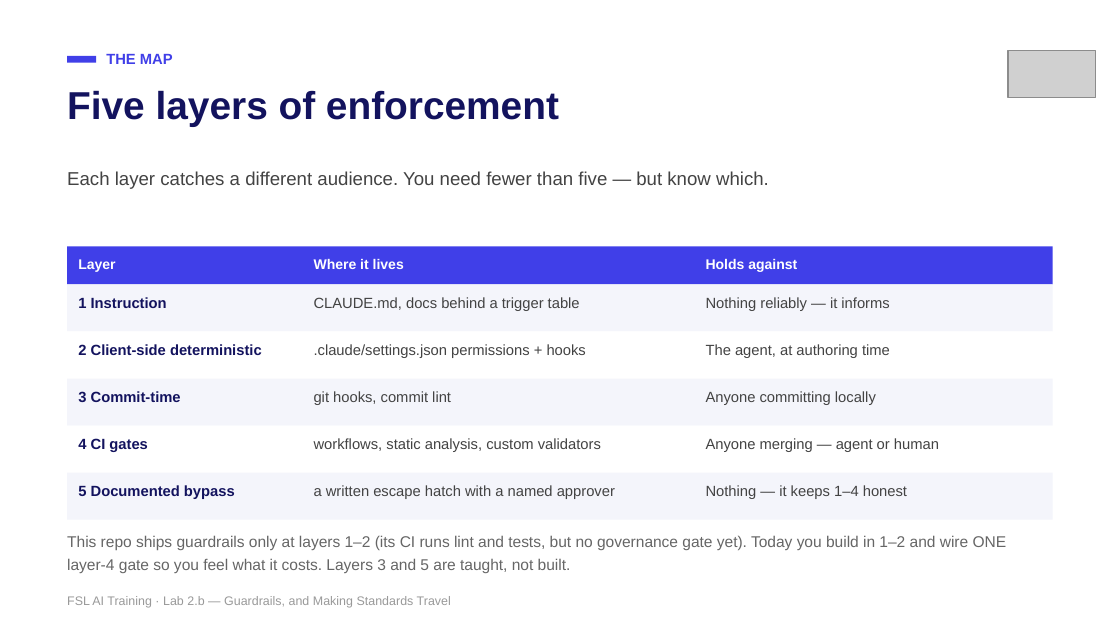
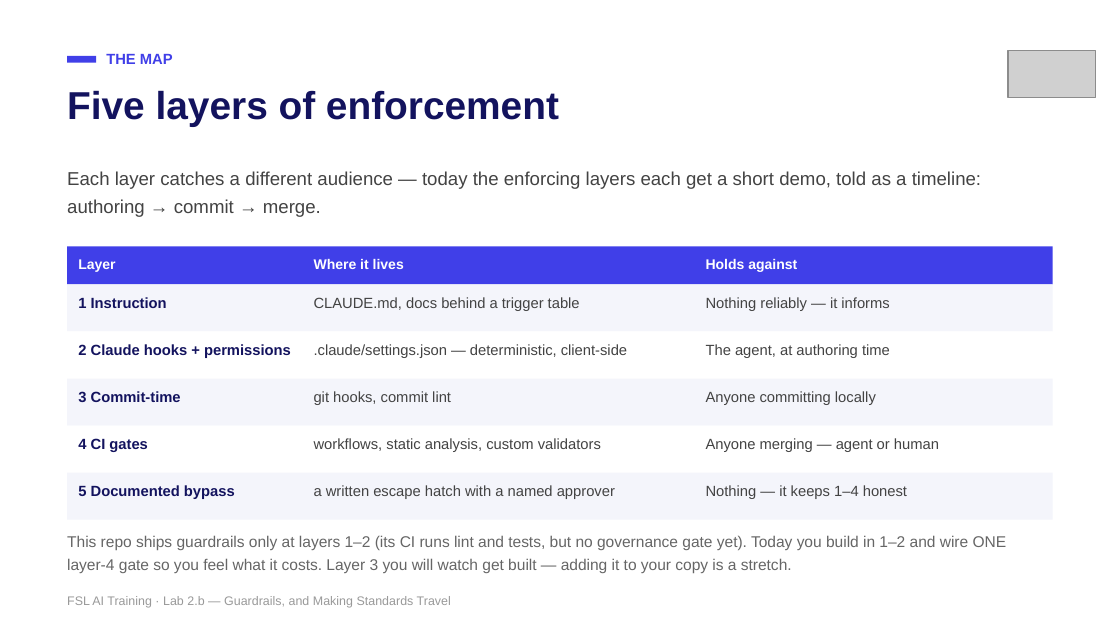
Before and after one commit to mike-tajmajer-fullstacklabs/fsl-taskboard-lab, a slide deck: slide 5 of docs/instructor/lab-2b-guardrails.pptx. Drawn at 1120x630 pixels with LibreOffice and Linux fonts; fonts in the diff are those of the drawing; grey boxes stand for pictures. Boxes give left, top, right and bottom in pixels: in the first picture for what was removed or moved away, otherwise in the second. Text is boxed around its words. In the diff, an @@ line names an element or a change of style, - is before the commit and + after.

```diff
--- a/docs/instructor/lab-2b-guardrails.pptx
+++ b/docs/instructor/lab-2b-guardrails.pptx
@@ text at (67,171,981,217): text changed @@
-Each layer catches a different audience. You need fewer than five — but know which.
+Each layer catches a different audience — today the enforcing layers each get a short demo, told as a timeline: authoring → commit → merge.
@@ text at (78,344,291,358): text changed @@
-2 Client-side deterministic
+2 Claude hooks + permissions
@@ text at (314,344,627,358): text changed @@
-.claude/settings.json permissions + hooks
+.claude/settings.json — deterministic, client-side
@@ text at (67,535,1007,573): text changed @@
-This repo ships guardrails only at layers 1–2 (its CI runs lint and tests, but no governance gate yet). Today you build in 1–2 and wire ONE layer-4 gate so you feel what it costs. Layers 3 and 5 are taught, not built.
+This repo ships guardrails only at layers 1–2 (its CI runs lint and tests, but no governance gate yet). Today you build in 1–2 and wire ONE layer-4 gate so you feel what it costs. Layer 3 you will watch get built — adding it to your copy is a stretch.
```
Also in this commit, not shown: 16 other slides changed, 7 slides added, 6 slides removed, 25 other files.
